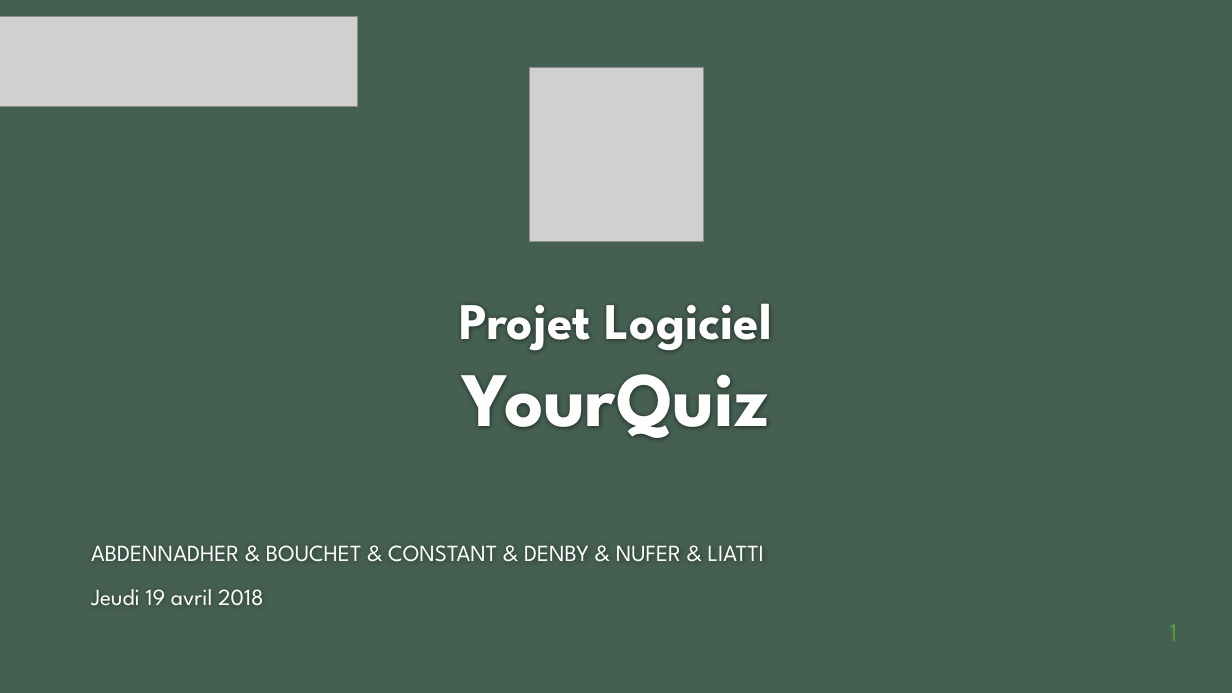
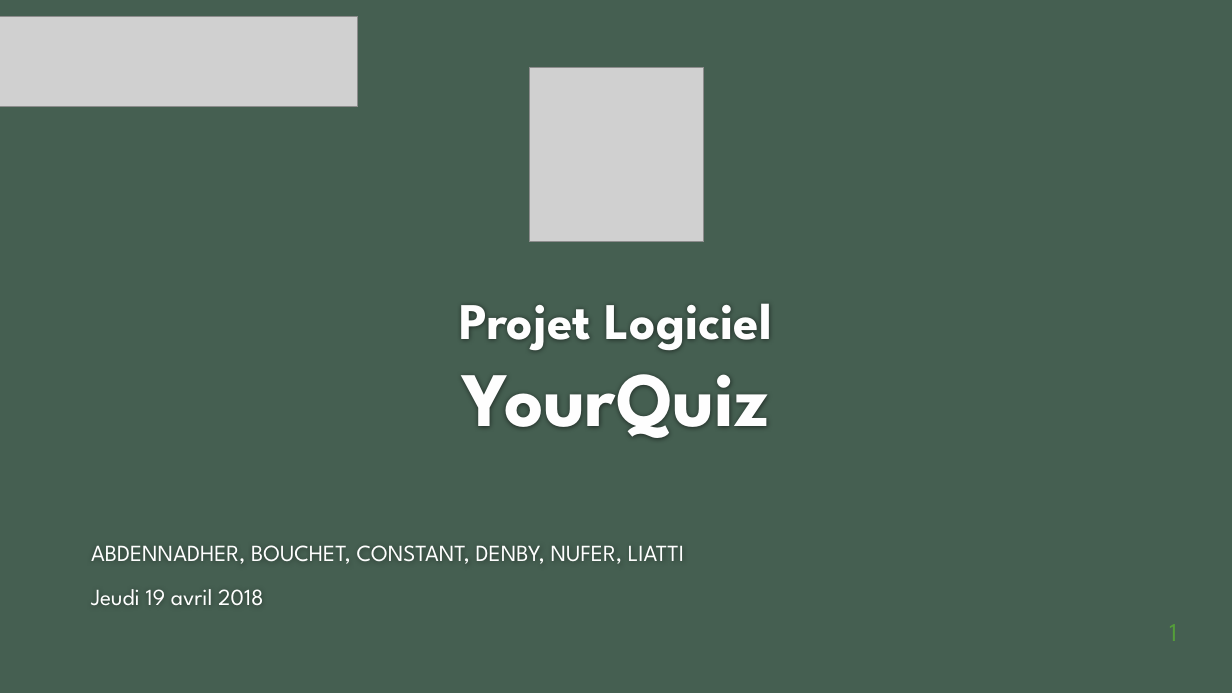
Before and after one commit to stevenliatti/quiz, a slide deck: slide 1 of doc/PresentationYourQuiz.pptx. Drawn at 1232x693 pixels with LibreOffice and Linux fonts; fonts in the diff are those of the drawing; grey boxes stand for pictures; background and template pictures are left out. Boxes give left, top, right and bottom in pixels: in the first picture for what was removed or moved away, otherwise in the second. Text is boxed around its words. In the diff, an @@ line names an element or a change of style, - is before the commit and + after.

```diff
--- a/doc/PresentationYourQuiz.pptx
+++ b/doc/PresentationYourQuiz.pptx
@@ subtitle at <box>91,545,684,564</box>: text changed @@
-ABDENNADHER & BOUCHET & CONSTANT & DENBY & NUFER & LIATTI
+ABDENNADHER, BOUCHET, CONSTANT, DENBY, NUFER, LIATTI
```
Also in this commit, not shown: 5 other slides changed, 2 slides added, 1 slide removed.
